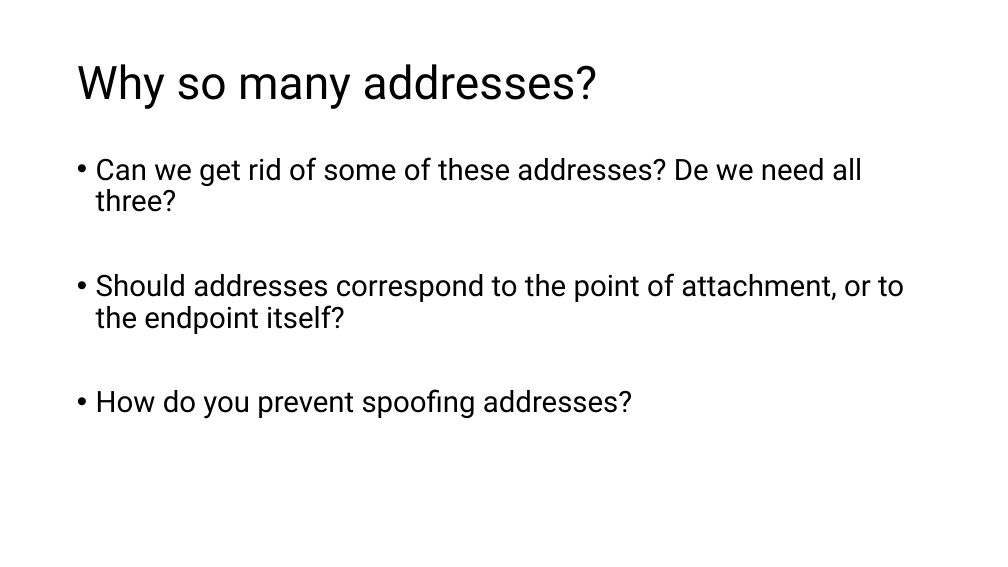
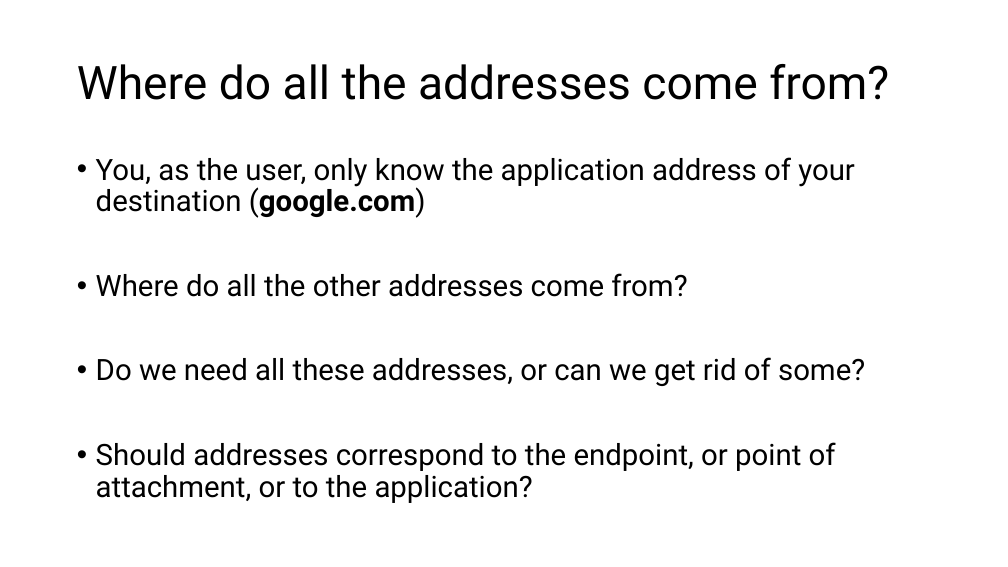
Before and after one commit to ngsrinivas/coursegen, a slide deck: slide 15 of ex/552-F19/lectures/02-architecture.pptx (slide 25 before the commit). Drawn at 1008x567 pixels with LibreOffice and Linux fonts; fonts in the diff are those of the drawing. Boxes give left, top, right and bottom in pixels: in the first picture for what was removed or moved away, otherwise in the second. Text is boxed around its words. In the diff, an @@ line names an element or a change of style, - is before the commit and + after.

```diff
--- a/ex/552-F19/lectures/02-architecture.pptx
+++ b/ex/552-F19/lectures/02-architecture.pptx
@@ title at <box>77,64,889,100</box>: text changed @@
-Why so many addresses?
+Where do all the addresses come from?
@@ text at <box>96,157,865,503</box>: text changed @@
-• Can we get rid of some of these addresses? De we need all three?
-• Should addresses correspond to the point of attachment, or to the endpoint itself?
-• How do you prevent spoofing addresses?
+• You, as the user, only know the application address of your destination (google.com)
+• Where do all the other addresses come from?
+• Do we need all these addresses, or can we get rid of some?
+• Should addresses correspond to the endpoint, or point of attachment, or to the application?
```
Also in this commit, not shown: 16 other slides changed, 9 slides added, 18 slides removed, 4 other files.
